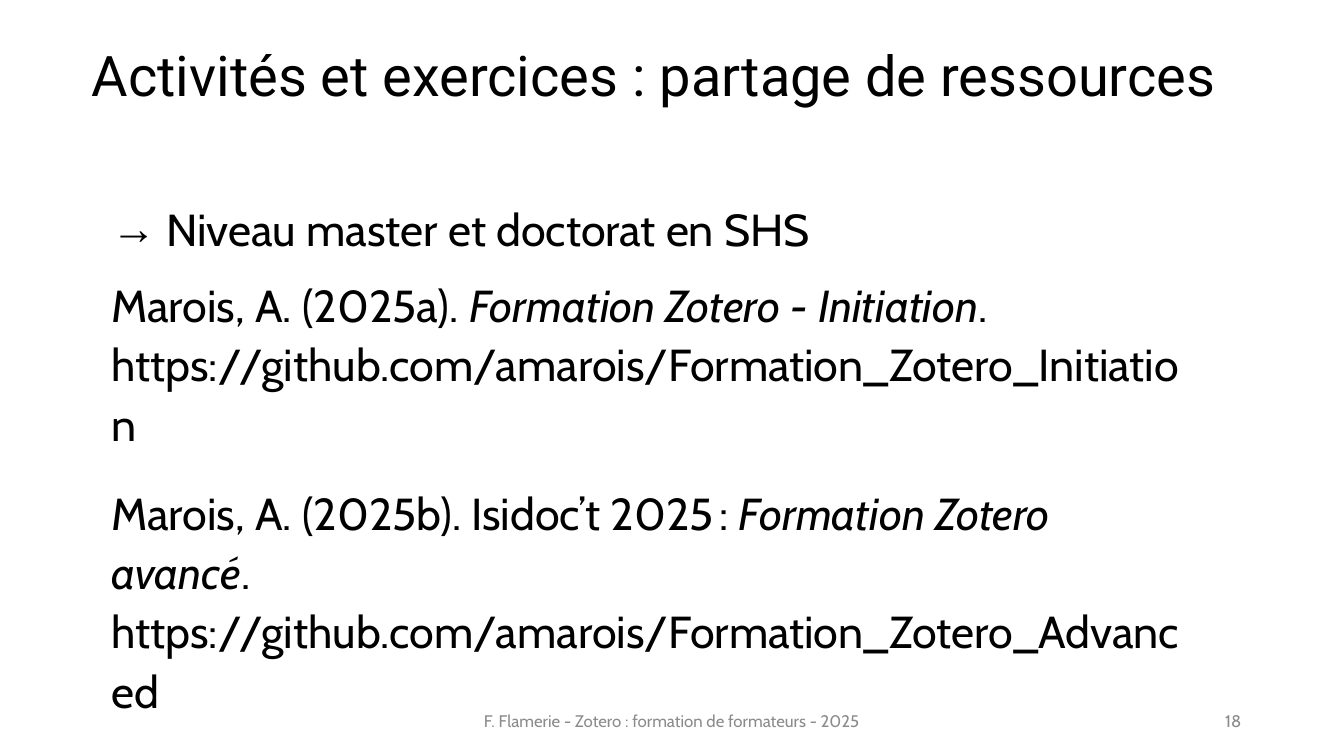
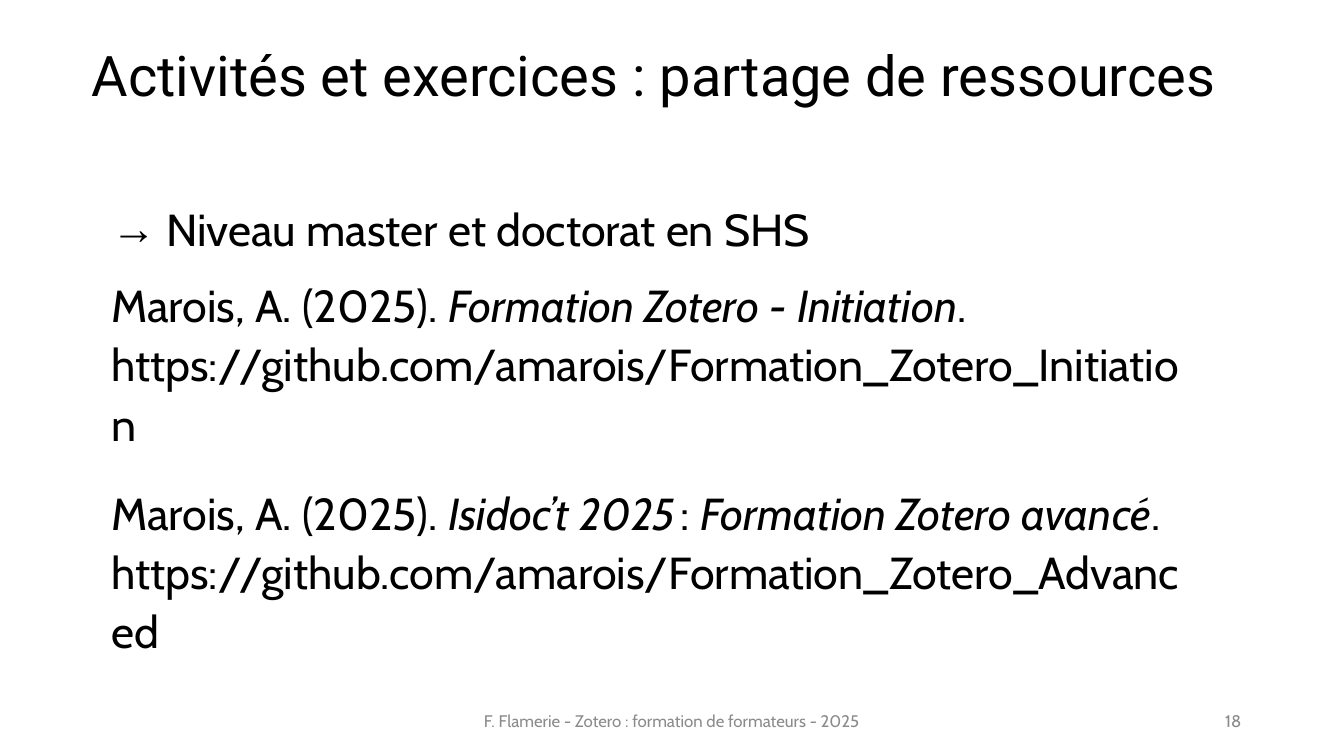
Before and after one commit to fflamerie/zotero_formateurs, a slide deck: slide 18 of docs/zotero_formateurs_COURS.odp. Drawn at 1344x756 pixels with LibreOffice and Linux fonts; fonts in the diff are those of the drawing. Boxes give left, top, right and bottom in pixels: in the first picture for what was removed or moved away, otherwise in the second. Text is boxed around its words. In the diff, an @@ line names an element or a change of style, - is before the commit and + after.

```diff
--- a/docs/zotero_formateurs_COURS.odp
+++ b/docs/zotero_formateurs_COURS.odp
@@ text at box(111, 288, 1179, 600): text changed @@
-Marois, A. (2025a). Formation Zotero - Initiation. https://github.com/amarois/Formation_Zotero_Initiation
-Marois, A. (2025b). Isidoc’t 2025 : Formation Zotero avancé. https://github.com/amarois/Formation_Zotero_Advanced
+Marois, A. (2025). Formation Zotero - Initiation. https://github.com/amarois/Formation_Zotero_Initiation
+Marois, A. (2025). Isidoc’t 2025 : Formation Zotero avancé. https://github.com/amarois/Formation_Zotero_Advanced
```
Also in this commit, not shown: 2 other slides changed, 1 other file.
